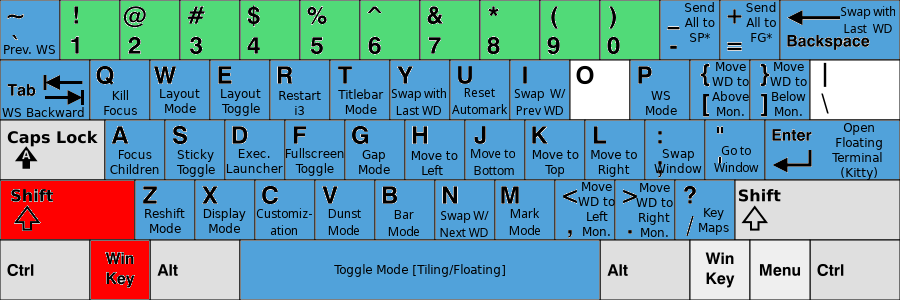
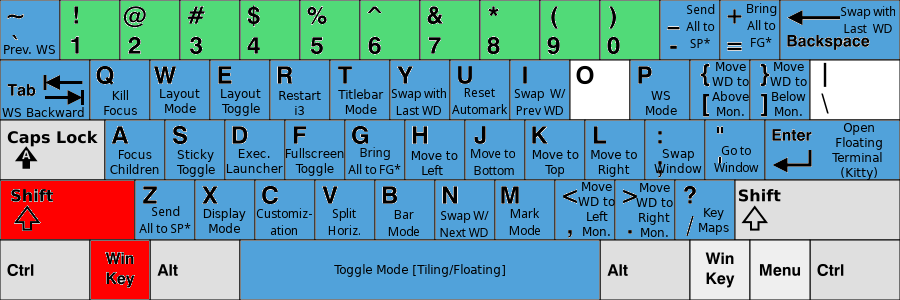
Comparing the layer stacks of the two 900x300 images. Changes:
renamed "Gap ..." to "Bring ... #1", painted on it over [348, 147, 401, 174]
renamed "Send ... #1" to "Bring ...", painted on it over [746, 2, 777, 47]
painted on "Send ..." over [684, 2, 715, 48]
renamed "Reshift ..." to "Send ... #1", painted on it over [139, 206, 191, 233]
renamed "Dunst ..." to "Split ...", painted on it over [328, 208, 361, 235]
